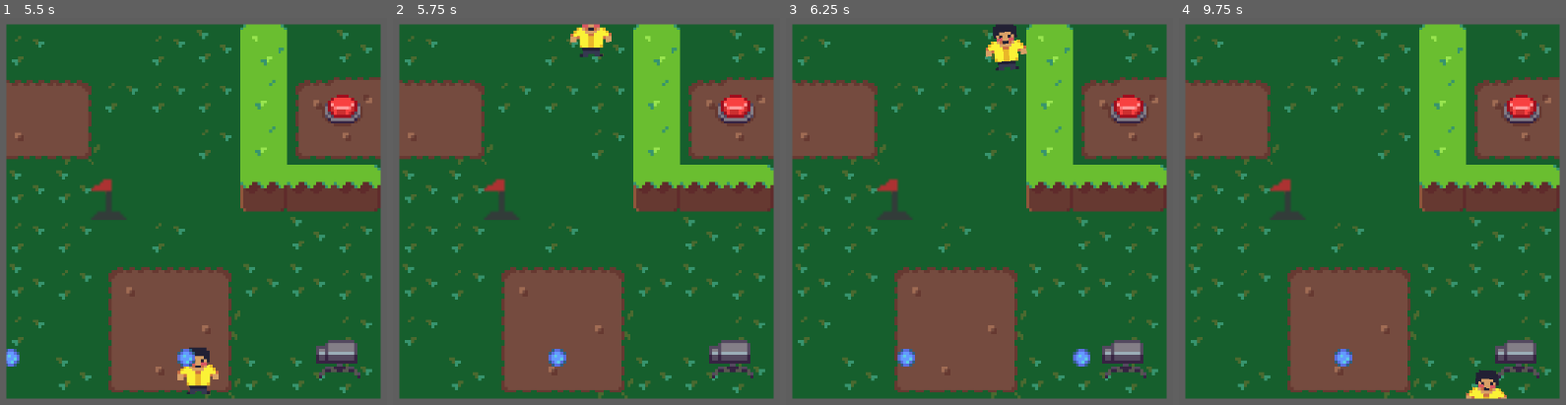
Above: before the commit, frames 1-4 (left to right).
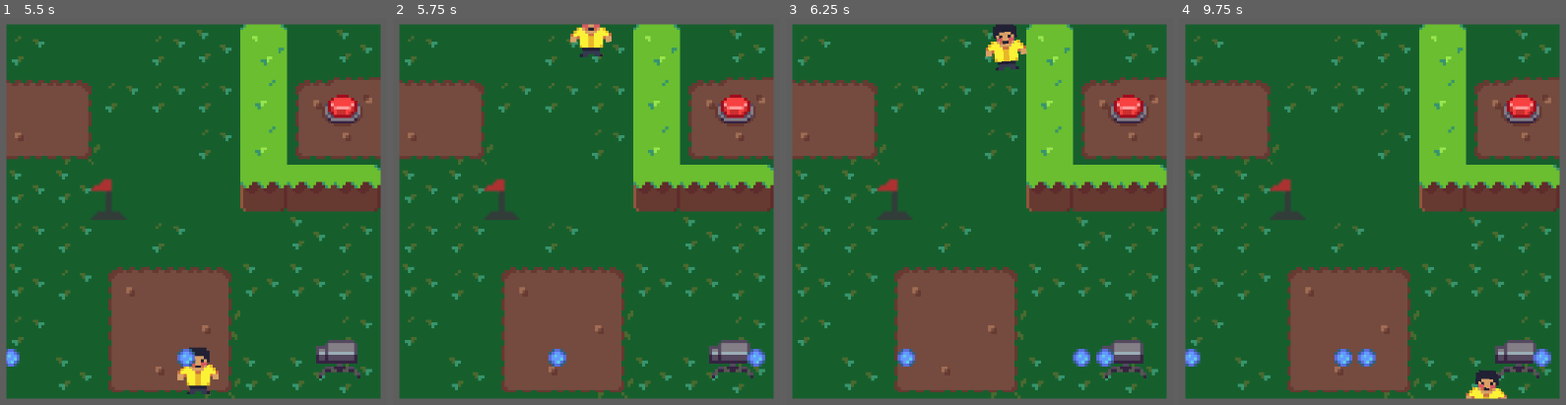
Above: after the commit, the same moments.

Repository: francosorbello/ciclos-jam
Game: Godot game, scene res://main/main.tscn
Same seed, same stepped clock (60 frames per second), same inputs: the game is played once before the commit and once after it.
Inputs:
- Up to frame 1 (5.5 s): tap Enter at 0.5 s; hold Right (move_right) 0.53-1.28 s; hold Down (move_down) 1.28-2.03 s; hold Right (move_right) 2.03-2.78 s; hold Up (move_up) 2.78-3.53 s; hold Left (move_left) 3.53-5.03 s; hold Down (move_down) from 5.03 s (still down)
- Up to frame 2 (5.75 s): keep holding Down (move_down)
- Up to frame 3 (6.25 s): release Down (move_down) at 5.78 s; hold Right (move_right) from 5.78 s (still down)
- Up to frame 4 (9.75 s): release Right (move_right) at 6.53 s; hold Up (move_up) 6.53-7.28 s; hold Right (move_right) 7.28-8.03 s; hold Down (move_down) 8.03-8.78 s; hold Left (move_left) 8.78-9.53 s; hold Up (move_up) from 9.53 s (still down)

Frame 1 is identical in both runs. In frame 2, 0.2% of the frame differs, in the area x 91-97%, y 85-91%; in frame 3, 0.2%; in frame 4, 0.6%, in the area x 1-97%, y 85-91%.

Commit message:
Added component to wrap moving objects around screen

Diff:
--- a/systems/player/player.gd
+++ b/systems/player/player.gd
@@ -18,10 +18,6 @@
 	velocity = FreyaMath.lerp_exp_decay(velocity,direction * speed, 10, delta * accel)
 	move_and_slide()
 
-	position.x = wrapf(position.x, 0, 128)
-	position.y = wrapf(position.y, 0, 128)
-
-
 func _handle_animation(dir_input: Vector2):
 	for sprite in sprites:
 		sprite.animate_by(dir_input)
--- a/systems/player/player.tscn
+++ b/systems/player/player.tscn
@@ -2,6 +2,7 @@
 
 [ext_resource type="Script" uid="uid://be0ft1888fytk" path="res://systems/player/player.gd" id="1_rkbax"]
 [ext_resource type="PackedScene" uid="uid://d0qyskjvhx8j" path="res://systems/player/player_sprite.tscn" id="2_rkbax"]
+[ext_resource type="PackedScene" uid="uid://di1gahmpg1yjh" path="res://systems/utils/position_wrapper_component.tscn" id="3_fqfg4"]
 
 [sub_resource type="CapsuleShape2D" id="CapsuleShape2D_uvvs6"]
 radius = 7.0
@@ -15,3 +16,5 @@
 shape = SubResource("CapsuleShape2D_uvvs6")
 
 [node name="PlayerSprite" parent="." unique_id=134553868 instance=ExtResource("2_rkbax")]
+
+[node name="PositionWrapperComponent" parent="." unique_id=1439856815 instance=ExtResource("3_fqfg4")]
--- a/systems/projectile/projectile.tscn
+++ b/systems/projectile/projectile.tscn
@@ -2,6 +2,7 @@
 
 [ext_resource type="Script" uid="uid://c2aq5dgdm8guw" path="res://systems/projectile/projectile.gd" id="1_xdbd5"]
 [ext_resource type="Texture2D" uid="uid://yu8wmxnln0ml" path="res://content/art/Sprites_Turrent/Sprite_Bullet.png" id="2_xdbd5"]
+[ext_resource type="PackedScene" uid="uid://di1gahmpg1yjh" path="res://systems/utils/position_wrapper_component.tscn" id="3_pu22i"]
 
 [sub_resource type="CircleShape2D" id="CircleShape2D_bm5tb"]
 radius = 5.0
@@ -21,6 +22,7 @@
 
 [node name="LifetimeTimer" type="Timer" parent="." unique_id=1625613948]
 wait_time = 20.0
-autostart = true
+
+[node name="PositionWrapperComponent" parent="." unique_id=1439856815 instance=ExtResource("3_pu22i")]
 
 [connection signal="timeout" from="LifetimeTimer" to="." method="_on_lifetime_timer_timeout"]
--- /dev/null
+++ b/systems/utils/position_wrapper_component.gd
@@ -0,0 +1,13 @@
+extends Node
+
+@export var screen_width: float = 128
+@export var screen_height: float = 128
+
+var target: Node2D
+
+func _ready() -> void:
+	target = get_parent() as Node2D
+
+func _physics_process(_delta: float) -> void:
+	target.global_position.x = wrapf(target.global_position.x, 0, screen_width)
+	target.global_position.y = wrapf(target.global_position.y, 0, screen_height)
--- /dev/null
+++ b/systems/utils/position_wrapper_component.tscn
@@ -0,0 +1,6 @@
+[gd_scene format=3 uid="uid://di1gahmpg1yjh"]
+
+[ext_resource type="Script" uid="uid://dbfwkmico2thq" path="res://systems/utils/position_wrapper_component.gd" id="1_imh40"]
+
+[node name="PositionWrapperComponent" type="Node" unique_id=1439856815]
+script = ExtResource("1_imh40")
Not shown, added: systems/utils/position_wrapper_component.gd.uid
